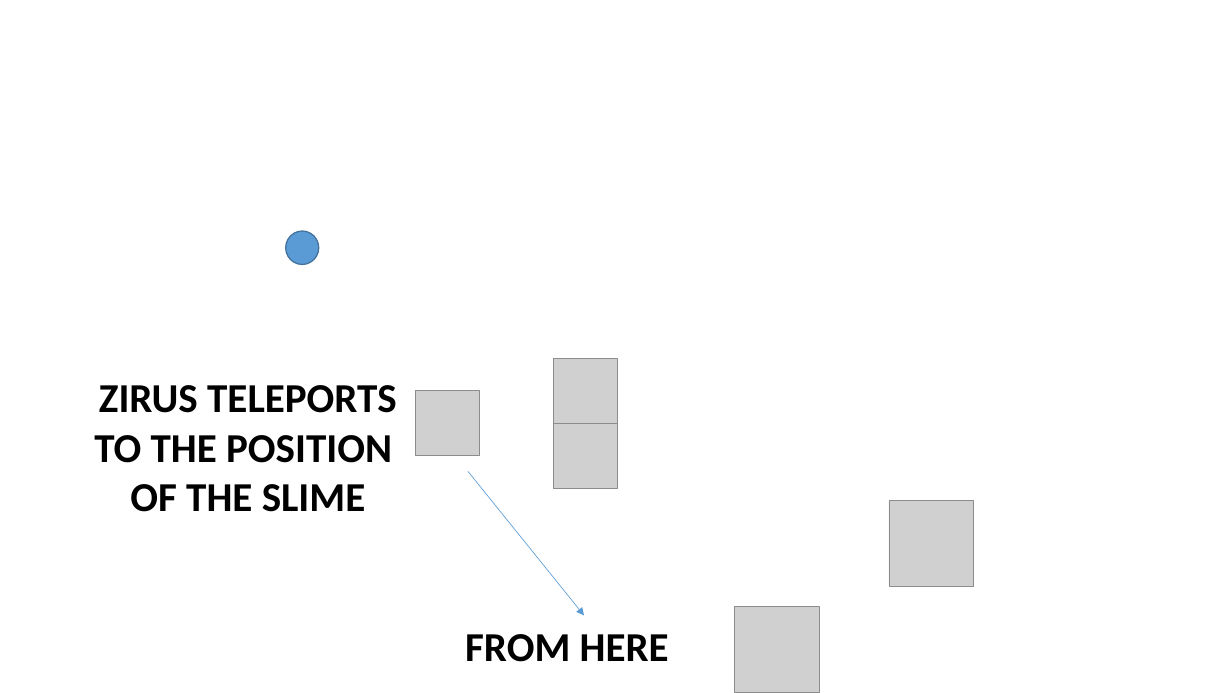
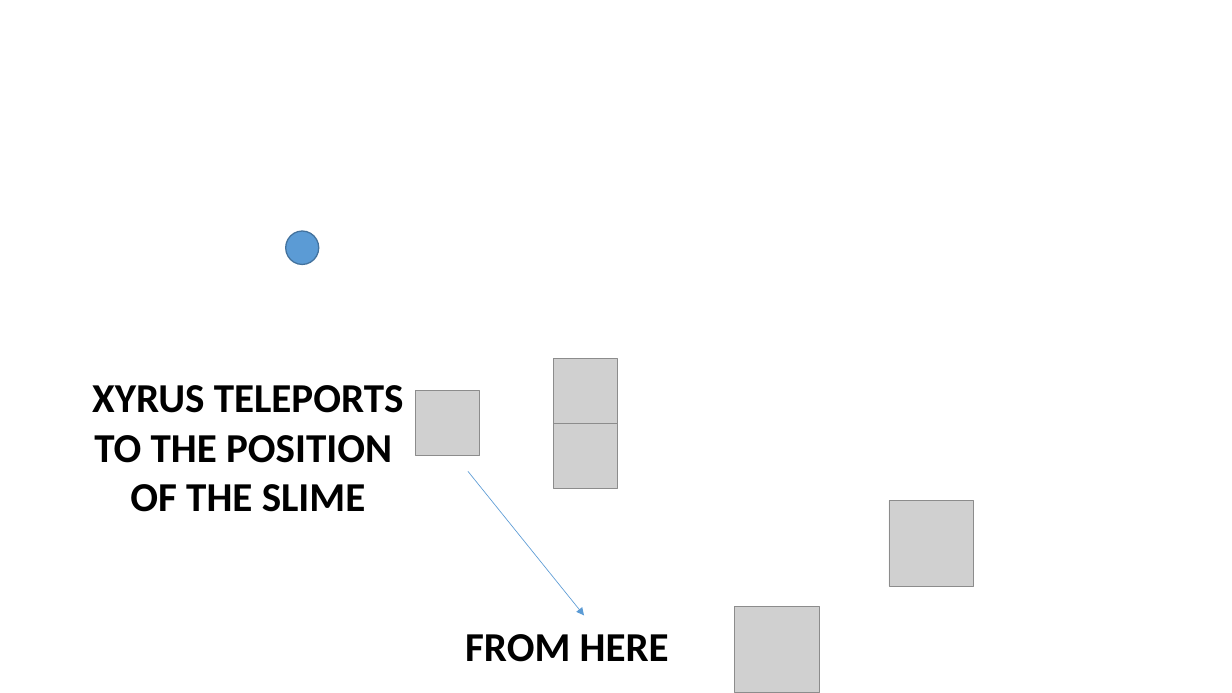
Before and after one commit to Paul-Marte/MyGame, a slide deck: slide 47 of Documents/Xyrus.pptx. Drawn at 1232x693 pixels with LibreOffice and Linux fonts; fonts in the diff are those of the drawing; grey boxes stand for pictures; background and template pictures are left out. Boxes give left, top, right and bottom in pixels: in the first picture for what was removed or moved away, otherwise in the second. Text is boxed around its words. In the diff, an @@ line names an element or a change of style, - is before the commit and + after.

```diff
--- a/Documents/Xyrus.pptx
+++ b/Documents/Xyrus.pptx
@@ text at (92,385,404,413): text changed @@
-ZIRUS TELEPORTS
+XYRUS TELEPORTS
```
Also in this commit, not shown: 10 other slides changed, 10 slides added, 1 slide removed, 56 other files.
